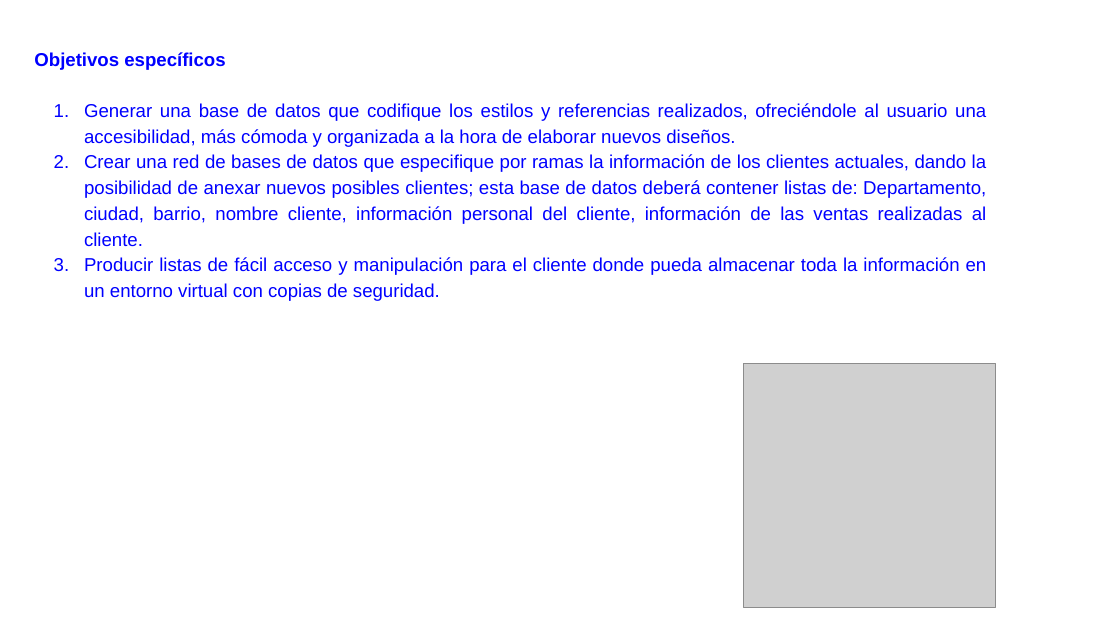
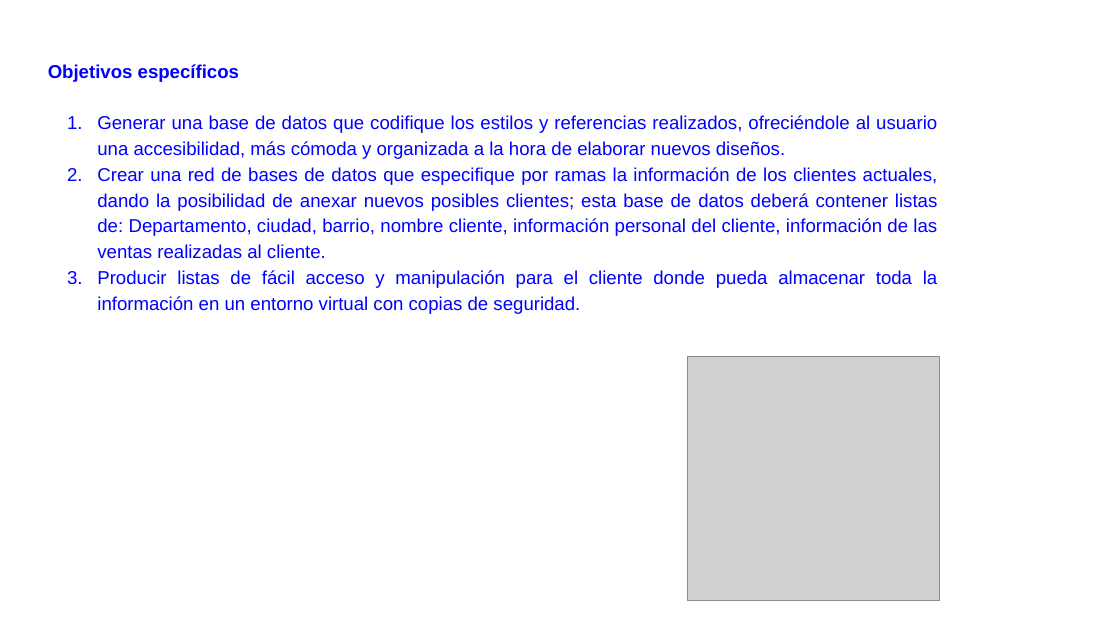
Before and after one commit to Stevenpc82/SOD-NiceJeans, a slide deck: slide 5 of 1.Presentacion de proyecto/PRESENTACION_AVANCES_PROYECTO.pptx. Drawn at 1120x630 pixels with LibreOffice and Linux fonts; fonts in the diff are those of the drawing; grey boxes stand for pictures; background and template pictures are left out. Boxes give left, top, right and bottom in pixels: in the first picture for what was removed or moved away, otherwise in the second. Text is boxed around its words. In the diff, an @@ line names an element or a change of style, - is before the commit and + after.

```diff
--- a/1.Presentacion de proyecto/PRESENTACION_AVANCES_PROYECTO.pptx
+++ b/1.Presentacion de proyecto/PRESENTACION_AVANCES_PROYECTO.pptx
@@ text "Objetivos específicos" rewrapped from bbox=[34, 52, 987, 301] to bbox=[48, 64, 937, 314] @@
@@ picture: place and size @@
-picture at bbox=[744, 363, 996, 607]
+picture at bbox=[687, 356, 939, 601]
```
Also in this commit, not shown: 2 other slides changed, 4 slides added, 3 slides removed, 1 other file.
